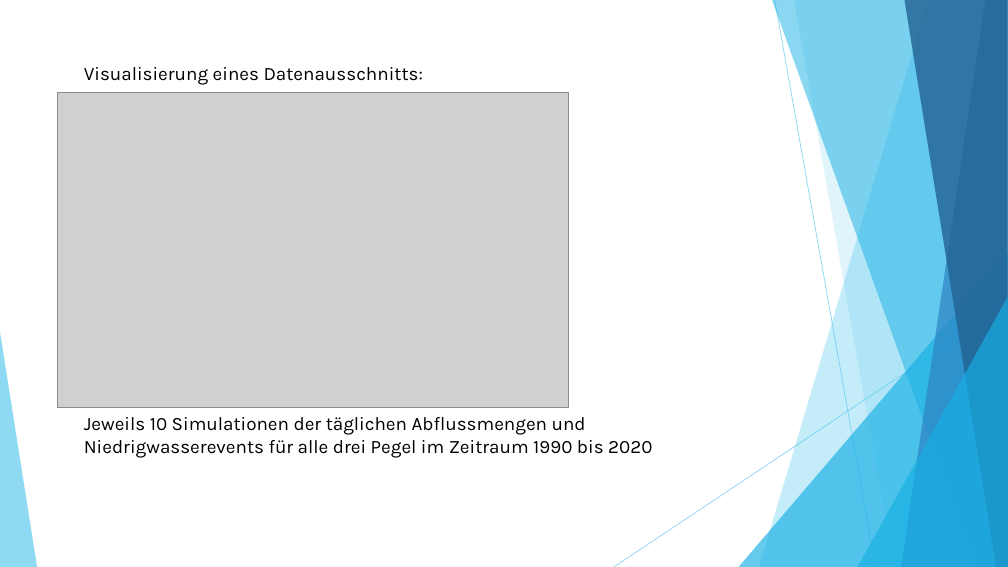
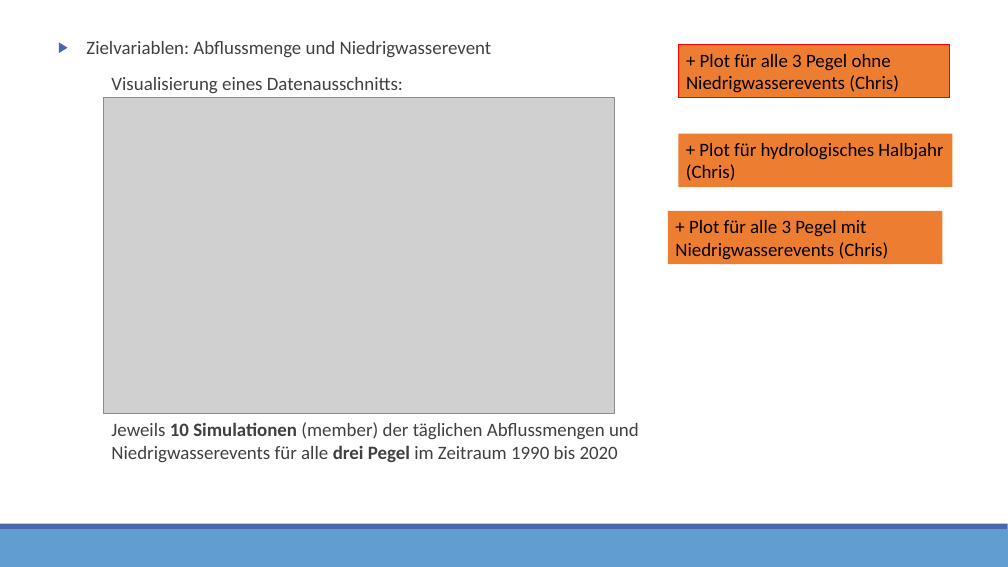
Before and after one commit to StatPrak-Droughts/Drought-Project, a slide deck: slide 6 of Zwischenpräsentation.pptx (slide 4 before the commit). Drawn at 1008x567 pixels with LibreOffice and Linux fonts; fonts in the diff are those of the drawing; grey boxes stand for pictures. Boxes give left, top, right and bottom in pixels: in the first picture for what was removed or moved away, otherwise in the second. Text is boxed around its words. In the diff, an @@ line names an element or a change of style, - is before the commit and + after.

```diff
--- a/Zwischenpräsentation.pptx
+++ b/Zwischenpräsentation.pptx
@@ text added at [86, 41, 492, 58], 18 pt, text #404040 @@
+▶ Zielvariablen: Abflussmenge und Niedrigwasserevent
@@ rectangle added at [678, 45, 950, 98], fill #ED7D31, outline #FF0000 0.75 pt, 18 pt, text #000000 @@
++ Plot für alle 3 Pegel ohne Niedrigwasserevents (Chris)
@@ text "Visualisierung eines Datenausschnitts:": place and size @@
-text "Visualisierung eines Datenausschnitts:" at [84, 67, 423, 85]
+text "Visualisierung eines Datenausschnitts:" at [111, 77, 403, 93]
@@ text "Visualisierung eines Datenausschnitts:" at [111, 77, 403, 93]: font Karla to Calibri, text colour #000000 to #404040 @@
@@ picture: place and size @@
-picture at [57, 92, 569, 408]
+picture at [104, 98, 615, 413]
@@ rectangle added at [678, 134, 952, 188], fill #ED7D31, 18 pt, text #000000 @@
++ Plot für hydrologisches Halbjahr (Chris)
@@ rectangle added at [668, 211, 942, 265], fill #ED7D31, 18 pt, text #000000 @@
++ Plot für alle 3 Pegel mit Niedrigwasserevents (Chris)
@@ group removed at [0, 0, 1008, 567]: 5 freeform shapes, 3 triangles, 2 lines @@
@@ text at [111, 422, 639, 463]: text changed; font Karla to Calibri; text colour #000000 to #404040 @@
-Jeweils 10 Simulationen der täglichen Abflussmengen und Niedrigwasserevents für alle drei Pegel im Zeitraum 1990 bis 2020
+Jeweils 10 Simulationen (member) der täglichen Abflussmengen und Niedrigwasserevents für alle drei Pegel im Zeitraum 1990 bis 2020
@@ rectangle added at [0, 529, 1008, 567], fill #629DD1 @@
@@ rectangle added at [0, 524, 1008, 529], fill #4A66AC @@
```
Also in this commit, not shown: 11 other slides changed, 13 slides added, 7 slides removed.
